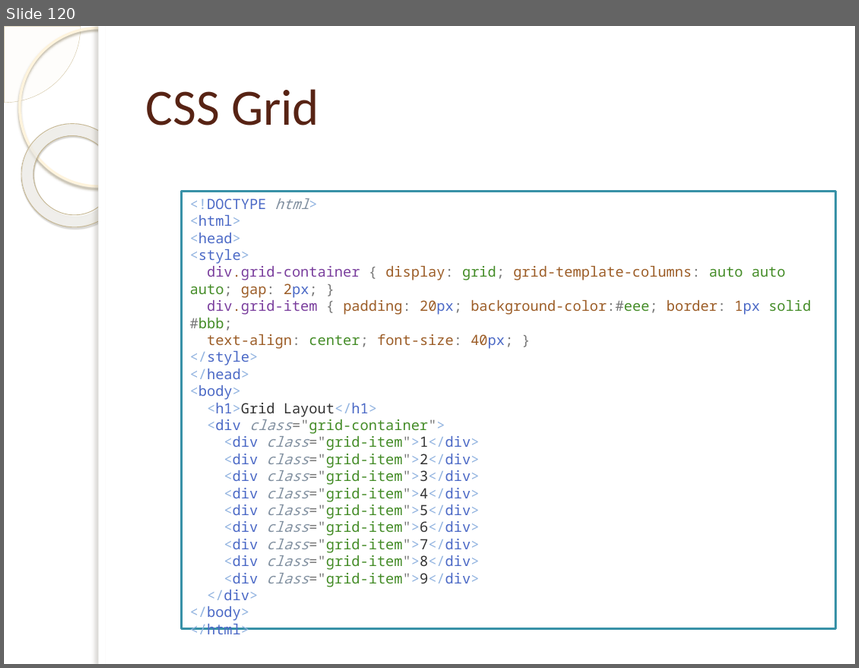
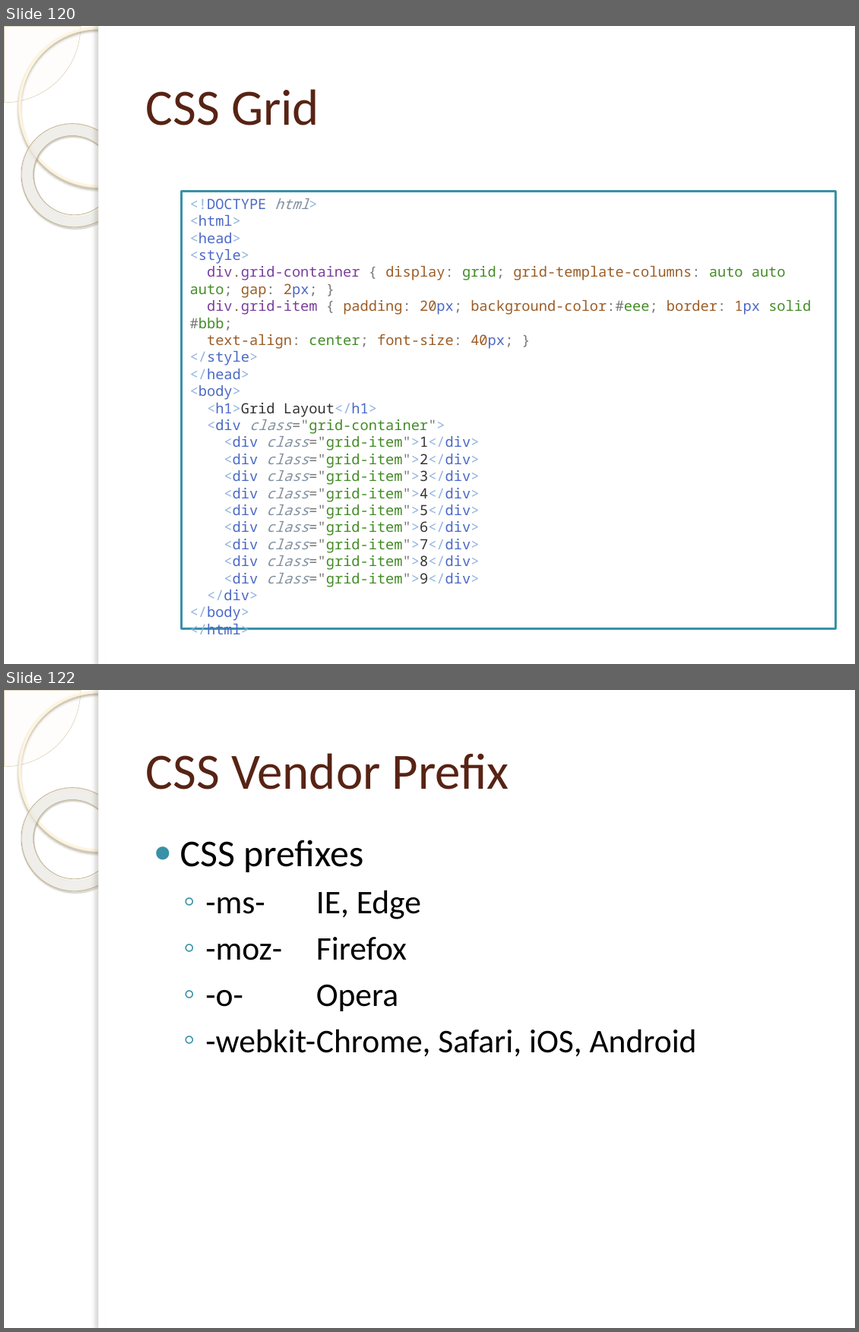
Before and after one commit to tassun/train-css, a slide deck: Introduction to CSS.pptx. Shown one above the other, each under a label of ours: slide 120 before the commit, slides 120 and 122 after it; the slides between them are not shown. The pictures are 859x668 and 859x1332 pixels, drawn with LibreOffice and Linux fonts; fonts in the diff are those of the drawing; background and template pictures are left out. Boxes give left, top, right and bottom in pixels: in the first picture for what was removed or moved away, otherwise in the second. Text is boxed around its words. In the diff, an @@ line names an element or a change of style, - is before the commit and + after.

```diff
--- a/Introduction to CSS.pptx
+++ b/Introduction to CSS.pptx
@@ slide 122 added at (4, 690, 855, 1328), background picture (left out); not listed: 5 template elements that a slide beside it also shows @@
@@ title added at (146, 753, 509, 790), 43 pt, text #572314 @@
+CSS Vendor Prefix
@@ text added at (180, 840, 697, 1057), 28 pt, text #000000 @@
+● CSS prefixes
+  ◦ -ms- IE, Edge
+  ◦ -moz- Firefox
+  ◦ -o- Opera
+  ◦ -webkit- Chrome, Safari, iOS, Android
```
Also in this commit, not shown: 2 other slides added, 2 other files.
